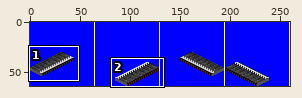
One commit to this pixel-art file: aseprite/cargo_platform.aseprite. The picture above shows the old version from afar; the outline marks the close-up.
Close-up. Old version:
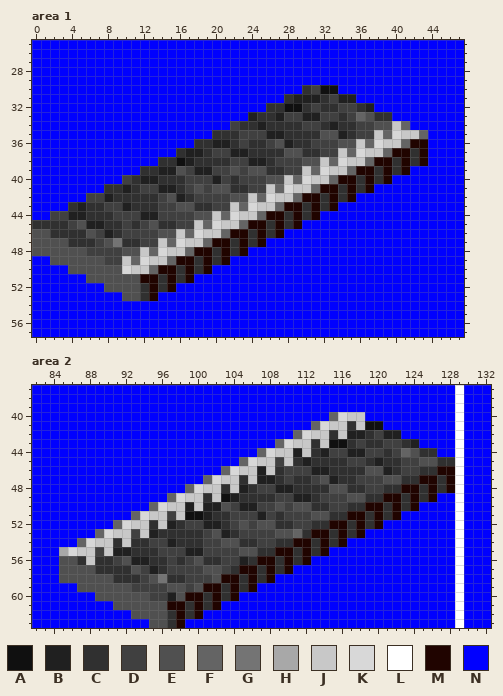
260x64 pixels, 1 frame. Colours within 5 levels of each other are drawn and written as one. Shown: area 1: x 0..47, y 25..57; area 2: x 82..132, y 37..63. The commit also changed other parts of the picture, which this record leaves out.
Palette (. is transparent): A #101010  B #202020  C #303030  D #404040  E #505050  F #646464  G #747474  H #a8a8a8  J #c8c8c8  K #d8d8d8  L #ffffff  M #200400  N #0000ff
The result:
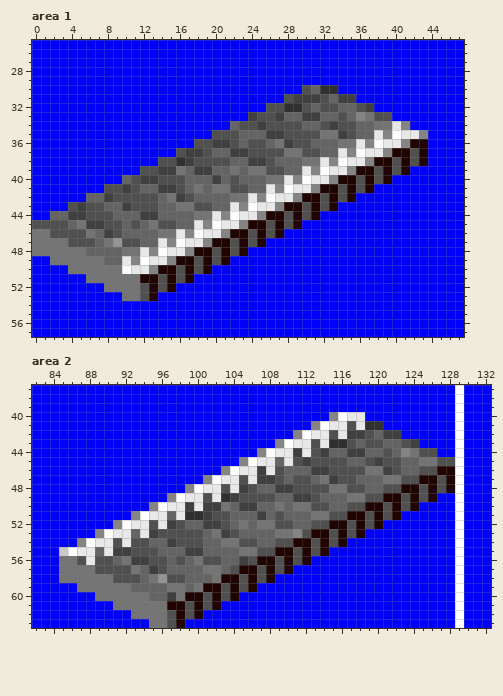
What changed:
Colour A changes from #101010 to #303030.
Colour B changes from #202020 to #404040.
Colour C changes from #303030 to #505050.
Colour D changes from #404040 to #646464.
Colour E changes from #505050 to #747474.
Colour F changes from #646464 to #848484.
Colour G changes from #747474 to #949494.
Colour H changes from #a8a8a8 to #c8c8c8.
Colour J changes from #c8c8c8 to #e8e8e8.
Area 1, layer "Back":
The author changed colour K to colour L in row 35 at x 40; in row 36 at x 38; in row 37 at x 36; in row 38 at x 34; in row 39 at x 32; in row 40 at x 30.
The author changed colour K to colour L in row 41 at x 28; in row 42 at x 26; in row 43 at x 24; in row 44 at x 22; in row 45 at x 20; in row 46 at x 18.
The author changed colour K to colour L in row 47 at x 16; in row 48 at x 14; in row 49 at x 12; in row 50 at x 10.
Area 2, layer "Back":
The author changed colour K to colour L in row 40 at x 116; in row 41 at x 114; in row 42 at x 112; in row 43 at x 110; in row 44 at x 108; in row 45 at x 106.
The author changed colour K to colour L in row 46 at x 104; in row 47 at x 102; in row 48 at x 100; in row 49 at x 98; in row 50 at x 96; in row 51 at x 94.
The author changed colour K to colour L in row 52 at x 92; in row 53 at x 90; in row 54 at x 88; in row 55 at x 86.
Changed places in both close-ups, as pixel boxes (x1, y1, x2, y2):
changed: (32, 85, 428, 301)
changed: (59, 412, 455, 628)
